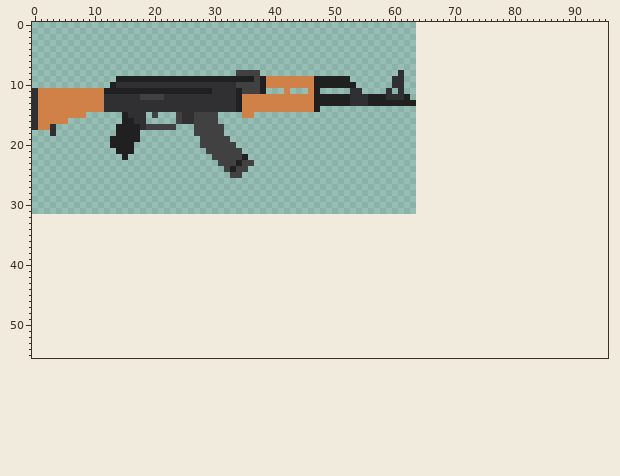
Sprite sheet -- images/weapons.png. The picture above was drawn from the file before the commit.
The file is 64x32 pixels. Colours within 5 levels of each other are drawn and written as one. The old version is drawn lined up with the new one, on the new canvas.
New version:
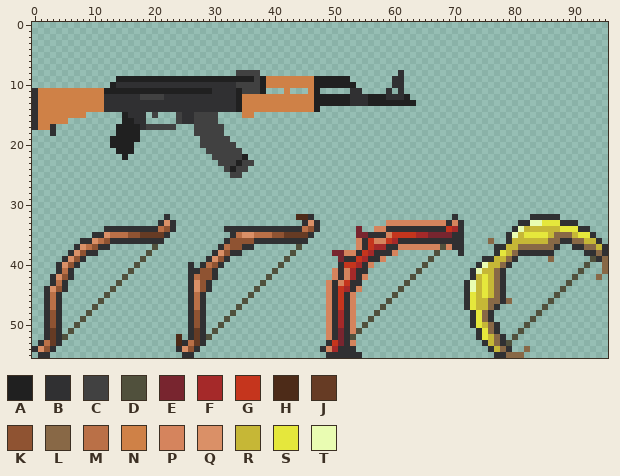
Palette (. is transparent): A #202020  B #303032  C #414141  D #50503c  E #78252f  F #a52929  G #c5351d  H #4d2b18  J #663b24  K #8f5332  L #886846  M #ba7047  N #cf8147  P #d5845d  Q #da9067  R #c6b736  S #e5e73c  T #e9fcb2
Change:
canvas 64x32 -> 96x56
@@ x 0..95 @@
 31 ................................................................................................
-32 ................................................................................................
-33 ................................................................................................
-34 ................................................................................................
-35 ................................................................................................
-36 ................................................................................................
-37 ................................................................................................
-38 ................................................................................................
-39 ................................................................................................
-40 ................................................................................................
-41 ................................................................................................
-42 ................................................................................................
-43 ................................................................................................
-44 ................................................................................................
-45 ................................................................................................
-46 ................................................................................................
-47 ................................................................................................
-48 ................................................................................................
-49 ................................................................................................
-50 ................................................................................................
-51 ................................................................................................
-52 ................................................................................................
-53 ................................................................................................
-54 ................................................................................................
-55 ................................................................................................
+32 ......................B.....................HHB.......................B............BBBBB........
+33 .....................BQB.....................BQB...........PPPPPPPPPPBPB.........BBTTSSSBBB.....
+34 ............BBBBBBBBBMKB........BBBBBBBBBBBBBMKB......E..PPBBBBBBBBBBGFB........BTRRRRRRSSSBB...
+35 ..........BBQMMMKKJJJJB..........BMQQMMMKKJJJJB.......EEBBBPGGGGFFEEEEBB.......BTRSSSSRLLLRSSB..
+36 ........BBQMKBBBBBBBBB..........BKKKKBBBBBBBBB........PBGPPGFBBBBBBBBBBB....L..BRRRRRRLLBBLLRRB.
+37 .......BQMKBB.......D..........BMKKBB.......D.........PBGFFBBPPPPPPPDPBB.....BBRRLLLLLLB..BBLLRB
+38 ......BQKBB........D..........BQKBB........D......EEPPBGFBBBP......D...B.....BSRLBBBBBB.....BBLB
+39 .....BQKB.........D..........BQKB.........D........EBBGFBBP.......D........BBRRLB.....L......DBL
+40 ....BQKB.........D........B.BMKB.........D.........BGGFBP........D........BTRRLB............D..L
+41 ....BMB.........D.........BBKKB.........D.........PBPFBB........D........BTRRLB............D...L
+42 ...BQKB........D..........BMKKB........D..........PBPFBP.......D.........BRSRLB...........D...L.
+43 ...BMB........D...........BQKB........D..........PBPGBB.......D.........BTRSRLB..........D......
+44 ..BQKB.......D............BQKB.......D...........PBGFBP......D..........BTRSRLB.........D.......
+45 ..BMB.......D.............BMB.......D............PBGBP......D...........BSRSRLB........D........
+46 ..BMB......D..............BMB......D.............PBGBP.....D............BSRRLLBL......D.........
+47 ..BMB.....D...............BMB.....D..............PBGBP....D.............BSRRLB.......D..........
+48 ..BKB....D................BKB....D...............PBFBP...D...............BSLB.......D...........
+49 ..BKB...D.................BKB...D................PBFBP..D................BSLB......D............
+50 ..BKB..D..................BKB..D.................PBFBP.D.................BSRLB....D.............
+51 ..BJB.D...................BJB.D..................PBEBPD...................BSLB...D..............
+52 ..BJBD..................H.BJBD...................PBEBD....................BSRLB.D...............
+53 .BMJB...................HBMJB....................BGEBP.....................BRLBD................
+54 BQKB....................BQKB....................BPFBBB......................BRLB..L.............
+55 .BB......................BB......................BBBBBB......................BBLLL..............
Changed places in both pictures, as pixel boxes (x1, y1, x2, y2):
added: (32, 214, 608, 358)
